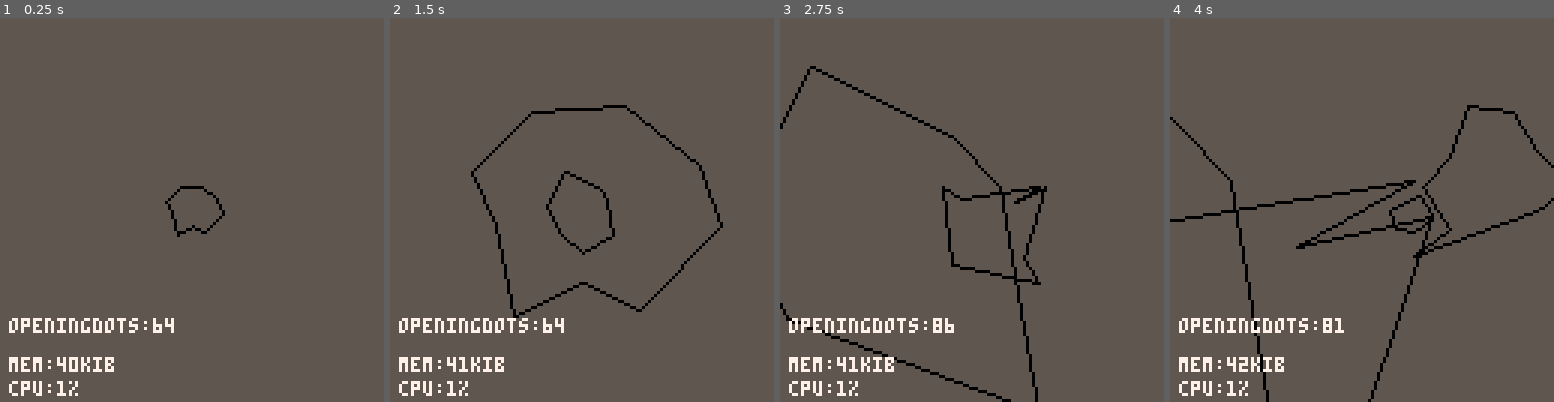
Above: before the commit, frames 1-4 (left to right).
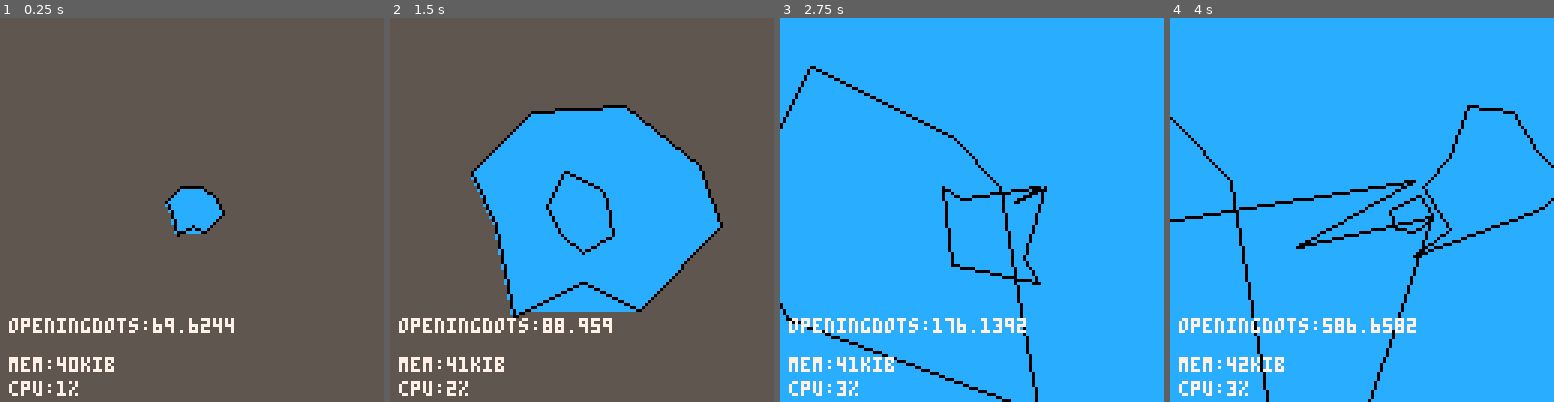
Above: after the commit, the same moments.

Repository: Heisaa/Pico-8
Game: PICO-8 cartridge carts/falling.p8
Same seed, same stepped clock (60 frames per second), same inputs: the game is played once before the commit and once after it.
Inputs:
- Up to frame 1 (0.25 s): no input
- Up to frame 2 (1.5 s): no input
- Up to frame 3 (2.75 s): hold Right 1.6-2.1 s; hold Up 2.15-2.42 s; hold Right from 2.47 s (still down)
- Up to frame 4 (4 s): release Right at 3.03 s; hold Left 3.08-3.58 s; hold Down 3.63-3.97 s

The runs differ from the first frame. In frame 1, 1.4% of the frame differs, in the area x 42-61%, y 44-83%; in frame 2, 25%; in frame 3, 96%, in the area x 0-100%, y 0-100%; in frame 4, 96%.

Commit message:
still not workingt

Diff:
--- a/carts/falling.p8
+++ b/carts/falling.p8
@@ -83,7 +82,7 @@
 end
 
 function render_poly(v,col)
- col=col or 5
+ col=col or 12
 
  -- initialize scan extents
  -- with ludicrous values
@@ -167,10 +166,11 @@
 function _update()
  if timer==cavespawn then
   makedots()
-  opening()
+  --opening()
   timer=0
  end
  timer+=1
+
  for i=1,#alldots do
   growcave(alldots[i])
  end
@@ -189,15 +189,14 @@
 function _draw()
  cls(bgcol)
 
- render_poly(extractv(openingdots,0))
+ render_poly(extractv(openingdots,11))
 
  for i=1,#alldots do
   drawpoly(alldots[i])
  end
 
-
  --debug
- print("openingdots:"..openingdots[1][1],3,100,7)
+ print("openingdots:"..openingdots[1][2],3,100,7)
  print("mem:"..round(stat(0)).."kib",3,113,7)
  print("cpu:"..round(stat(2)*100).."%",3,121,7)
 end
